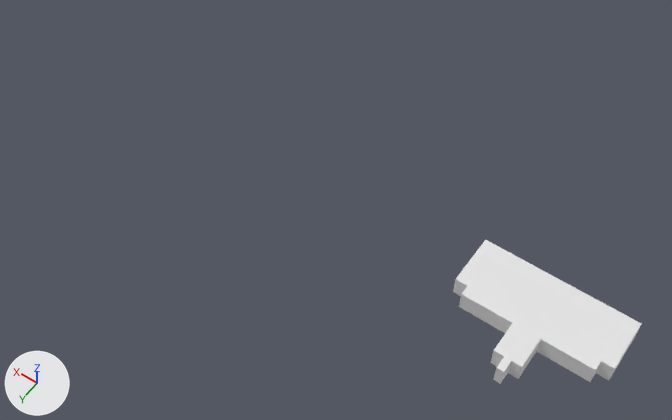
A saved change to the Blender file Assets/Arts/Models/spaceship.blend.
Both versions are drawn from a 50 mm camera at (-10.0, 41.4, 66.3) aimed at (20.3, -1.1, -0.4). Every picture has the same lights, and +X, +Y and +Z are marked at lower left.

The first picture shows 'spaceship'.
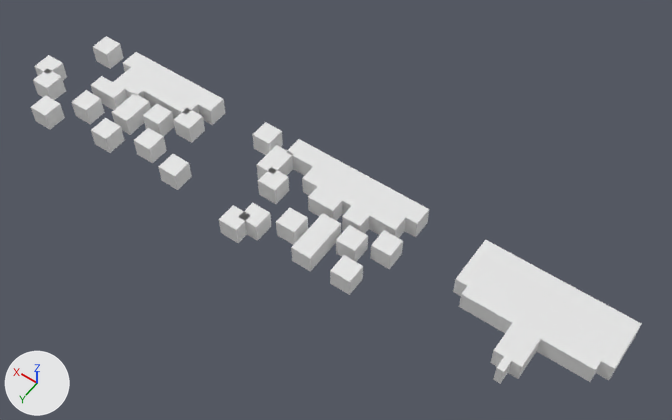
Patch to the scene script:
```diff
--- a/Assets/Arts/Models/spaceship.blend.py
+++ b/Assets/Arts/Models/spaceship.blend.py
@@ me_cube_001 @@
+me_cube_001.from_pydata(...)  # 130 vertices, 105 faces; spans x -8.8..12.5, y -5.0..6.8, z -1.0..1.0
@@ me_cube @@
+me_cube.from_pydata(...)  # 188 vertices, 155 faces; spans x -7.2..11.2, y -5.0..6.7, z -1.0..1.0
@@ ob_spaceship_die_001 @@
+ob_spaceship_die_001 = bpy.data.objects.new('spaceship_die.001', me_cube_001)
+ob_spaceship_die_001.location = (42.71, 0.0, 0.0)
@@ ob_spaceship_die @@
+ob_spaceship_die = bpy.data.objects.new('spaceship_die', me_cube)
+ob_spaceship_die.location = (20.23, 0.0, 0.0)
```

Where the change shows, as pixel boxes (x1, y1, x2, y2) in the pictures (672 x 420 px):
'spaceship_die', added: after (219, 122, 429, 295)
'spaceship_die.001', added: after (31, 36, 225, 190)
